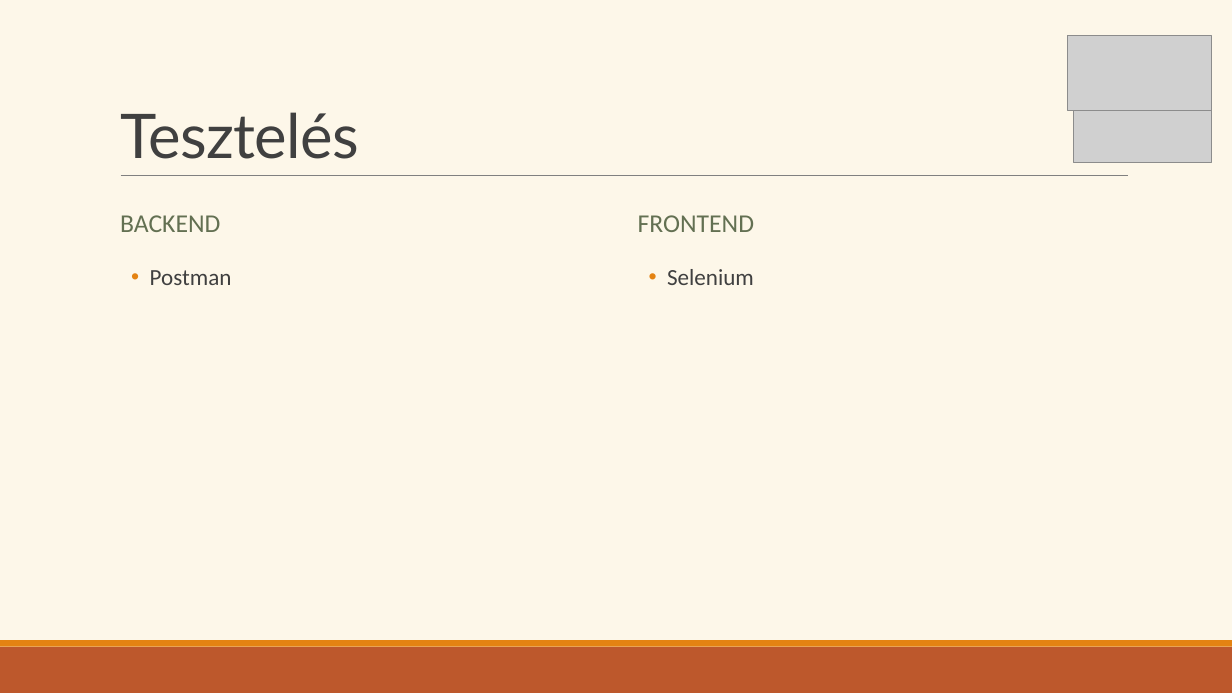
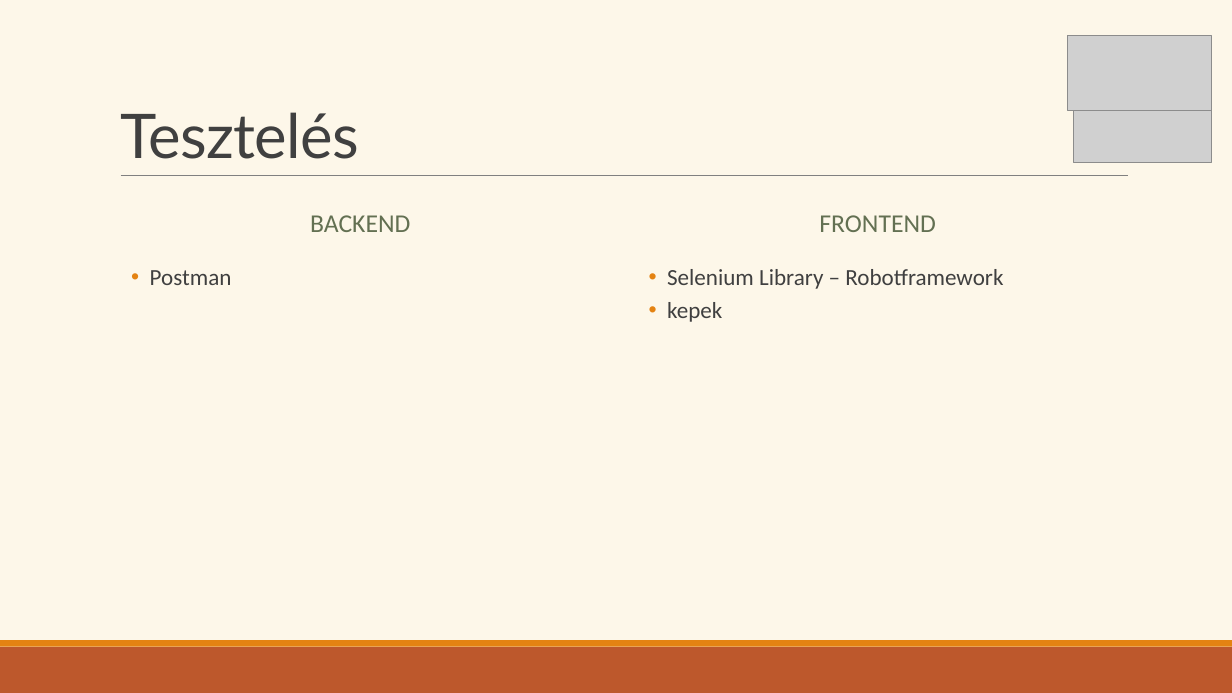
Before and after one commit to Ella50/13_S1_1_vizsgaremek, a slide deck: slide 15 of Dokumentációhoz/Prezentáció/eMenza_AtkariAriella_FarkasDominik.pptx (slide 16 before the commit). Drawn at 1232x693 pixels with LibreOffice and Linux fonts; fonts in the diff are those of the drawing; grey boxes stand for pictures. Boxes give left, top, right and bottom in pixels: in the first picture for what was removed or moved away, otherwise in the second. Text is boxed around its words. In the diff, an @@ line names an element or a change of style, - is before the commit and + after.

```diff
--- a/Dokumentációhoz/Prezentáció/eMenza_AtkariAriella_FarkasDominik.pptx
+++ b/Dokumentációhoz/Prezentáció/eMenza_AtkariAriella_FarkasDominik.pptx
@@ text "BACKEND" at box(310, 215, 410, 232): alignment left to centre @@
@@ text "FRONTEND" at box(819, 215, 936, 232): alignment left to centre @@
@@ text at box(667, 269, 1003, 322): text changed @@
-  • Selenium
+  • Selenium Library – Robotframework
+  • kepek
```
Also in this commit, not shown: 9 other slides changed, 2 slides added, 5 slides removed, 3 other files.
